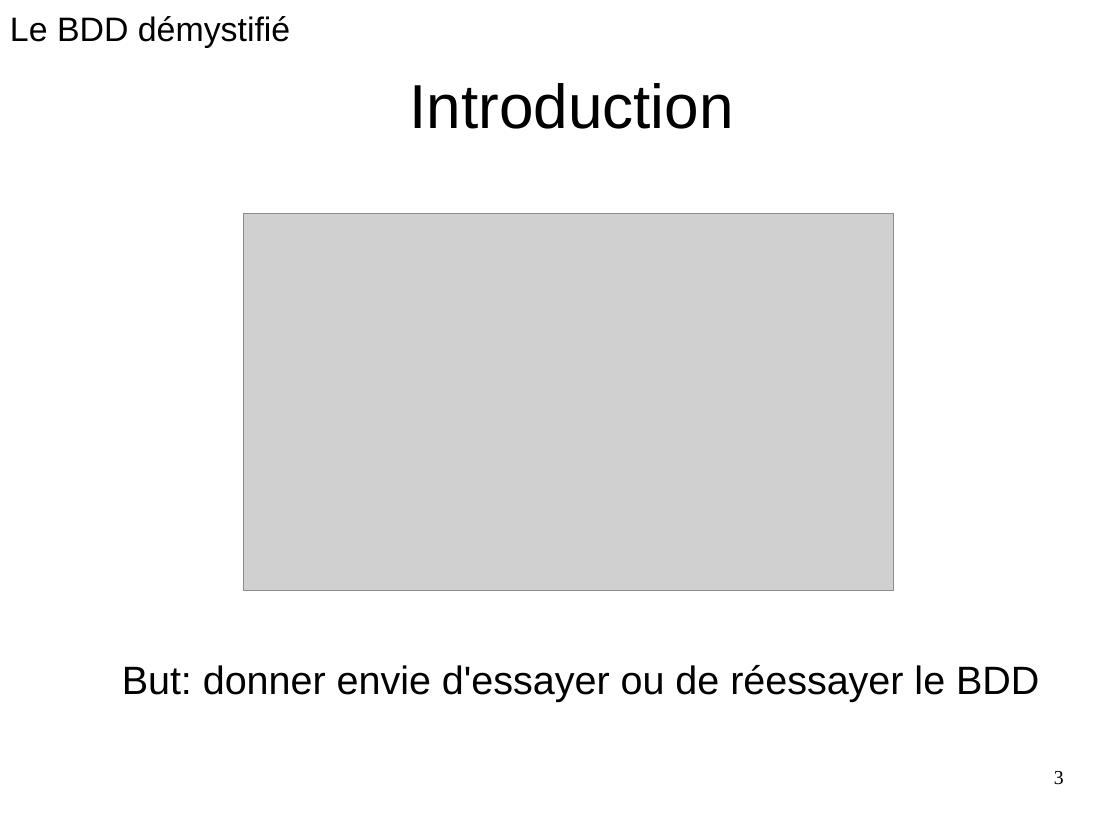
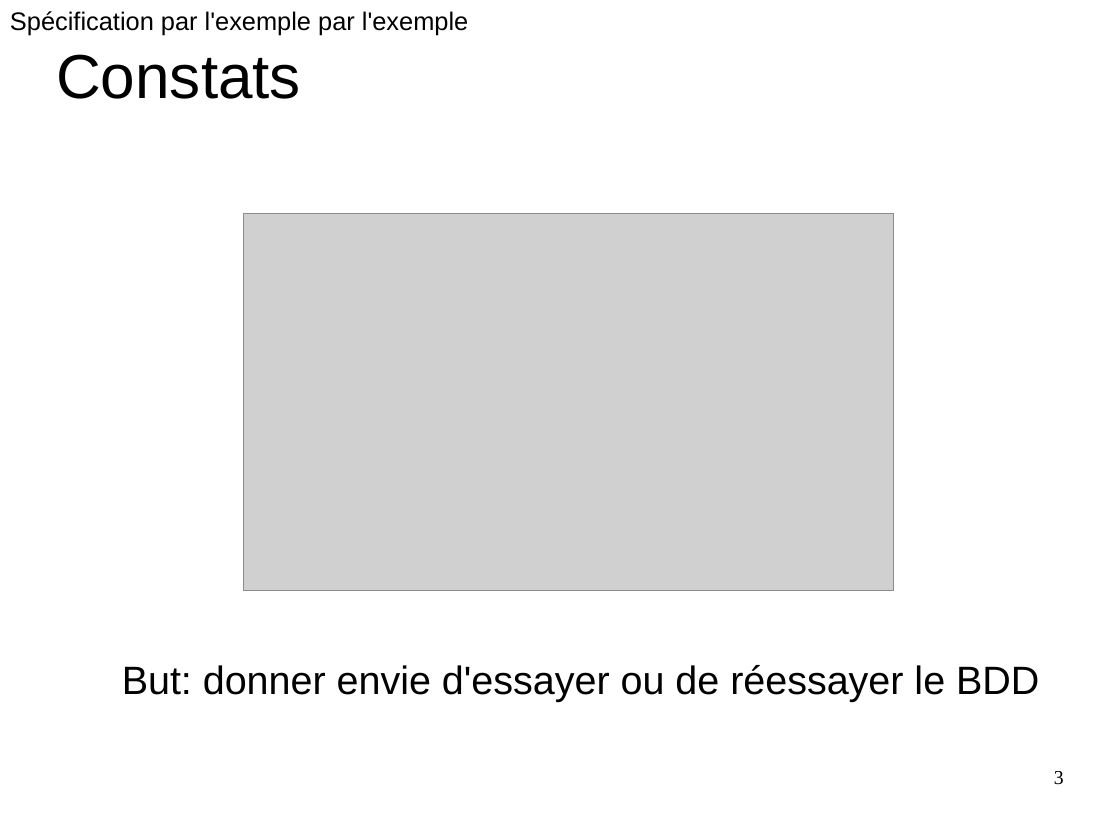
Before and after one commit to GeReinhart/dojo-bdd-library-ws-java, a slide deck: slide 3 of doc/BDD_presentation_agile_grenoble_2016.odp. Drawn at 1120x840 pixels with LibreOffice and Linux fonts; fonts in the diff are those of the drawing; grey boxes stand for pictures. Boxes give left, top, right and bottom in pixels: in the first picture for what was removed or moved away, otherwise in the second. Text is boxed around its words. In the diff, an @@ line names an element or a change of style, - is before the commit and + after.

```diff
--- a/doc/BDD_presentation_agile_grenoble_2016.odp
+++ b/doc/BDD_presentation_agile_grenoble_2016.odp
@@ text removed at (10,16,290,47) @@
-Le BDD démystifié
@@ text added at (10,11,468,35), 18 pt, text #000000 @@
+Spécification par l'exemple par l'exemple
@@ text added at (56,54,301,99), 44 pt, text #000000 @@
+Constats
@@ title removed at (410,83,734,129) @@
-Introduction
```
Also in this commit, not shown: 29 other slides changed, 25 slides added, 3 slides removed, 43 other files.
